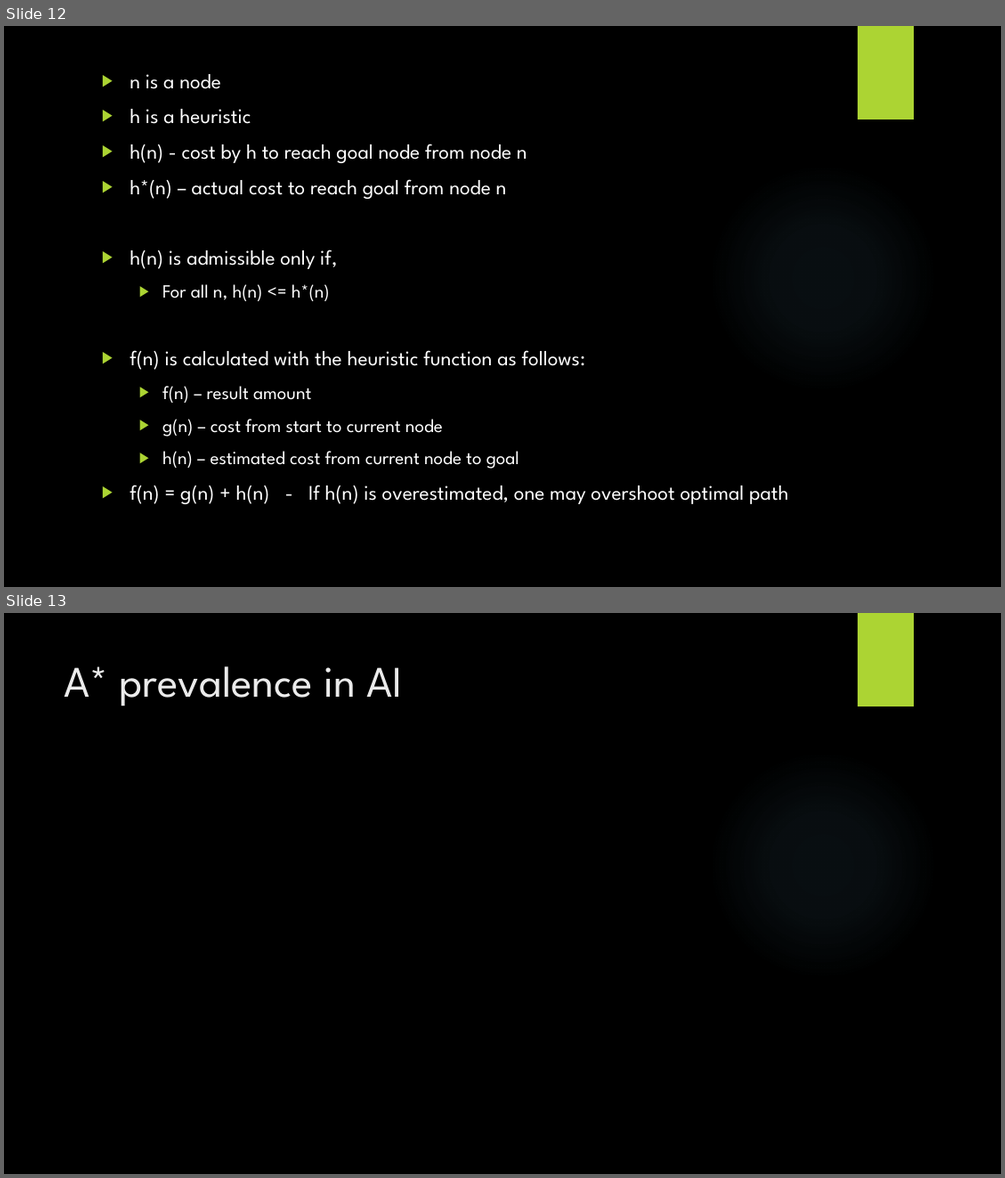
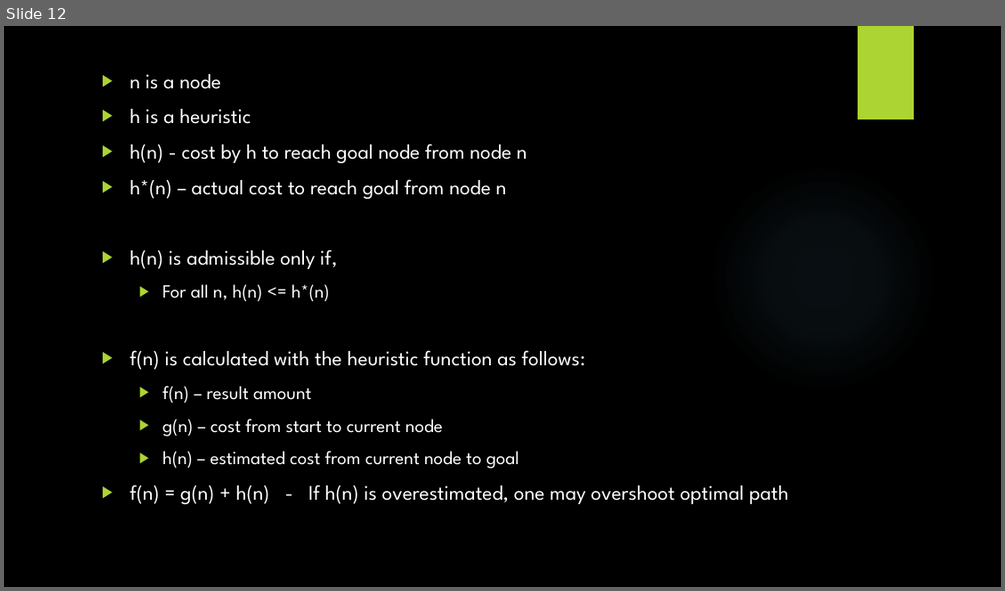
Before and after one commit to StevenPG/GraphTheoryProject2016, a slide deck: Documents/GraphTheoryPresentation.pptx. Shown one above the other, each under a label of ours: slides 12 and 13 before the commit, slide 12 after it. The pictures are 1005x1178 and 1005x591 pixels, drawn with LibreOffice and Linux fonts; fonts in the diff are those of the drawing; background and template pictures are left out. Boxes give left, top, right and bottom in pixels: in the first picture for what was removed or moved away, otherwise in the second. Text is boxed around its words. In the diff, an @@ line names an element or a change of style, - is before the commit and + after.

```diff
--- a/Documents/GraphTheoryPresentation.pptx
+++ b/Documents/GraphTheoryPresentation.pptx
@@ slide 13 removed at bbox=[4, 613, 1001, 1174], background picture (left out); not listed: 2 template elements that a slide beside it also shows @@
@@ title removed at bbox=[65, 666, 402, 706] @@
-A* prevalence in AI
```
Also in this commit, not shown: 2 slides changed, 7 slides added, 3 other slides removed.
